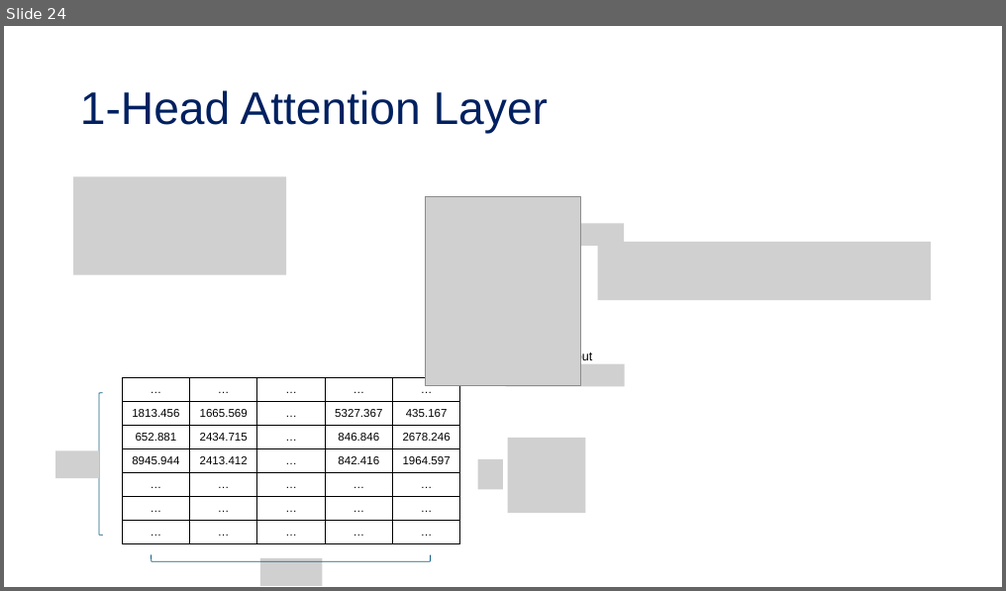
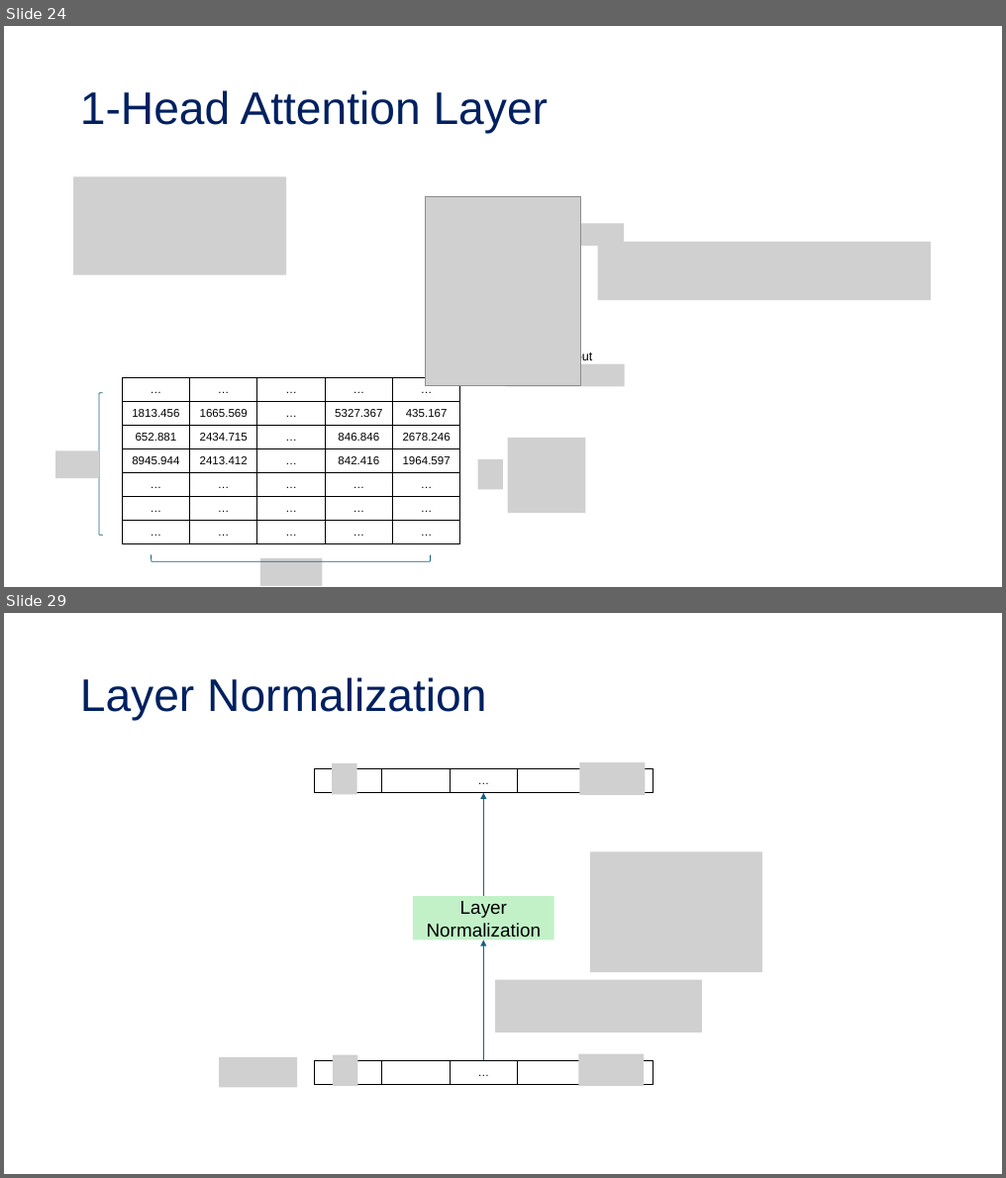
Before and after one commit to tanquangduong/transformer-pt, a slide deck: presentation/Introduction to Transformer.pptx. Shown one above the other, each under a label of ours: slide 24 before the commit, slides 24 and 29 after it; the slides between them are not shown. The pictures are 1006x591 and 1006x1178 pixels, drawn with LibreOffice and Linux fonts; fonts in the diff are those of the drawing; grey boxes stand for pictures. Boxes give left, top, right and bottom in pixels: in the first picture for what was removed or moved away, otherwise in the second. Text is boxed around its words. In the diff, an @@ line names an element or a change of style, - is before the commit and + after.

```diff
--- a/presentation/Introduction to Transformer.pptx
+++ b/presentation/Introduction to Transformer.pptx
@@ slide 29 added at [4, 613, 1002, 1174], background #FFFFFF @@
@@ title added at [80, 677, 486, 721], 44 pt, text #002060 @@
+Layer Normalization
@@ table added at [315, 769, 651, 793], 1 rows, 5 columns @@
+ |  | … |  | 
@@ picture added at [332, 763, 357, 795] @@
@@ picture added at [580, 762, 645, 795] @@
@@ arrow added from (484, 896) to (484, 792), #156082 1.5 pt @@
@@ picture added at [590, 852, 762, 972] @@
@@ rectangle added at [413, 896, 554, 940], fill #C2F1C8, 18 pt, text #000000 @@
+Layer Normalization
@@ arrow added from (484, 1060) to (484, 940), #156082 1.5 pt @@
@@ picture added at [495, 980, 702, 1033] @@
@@ picture added at [219, 1058, 297, 1087] @@
@@ picture added at [333, 1056, 358, 1087] @@
@@ picture added at [579, 1054, 645, 1086] @@
@@ table added at [315, 1060, 651, 1084], 1 rows, 5 columns @@
+ |  | … |  | 
```
Also in this commit, not shown: 2 slides changed, 13 other slides added, 1 other file.
